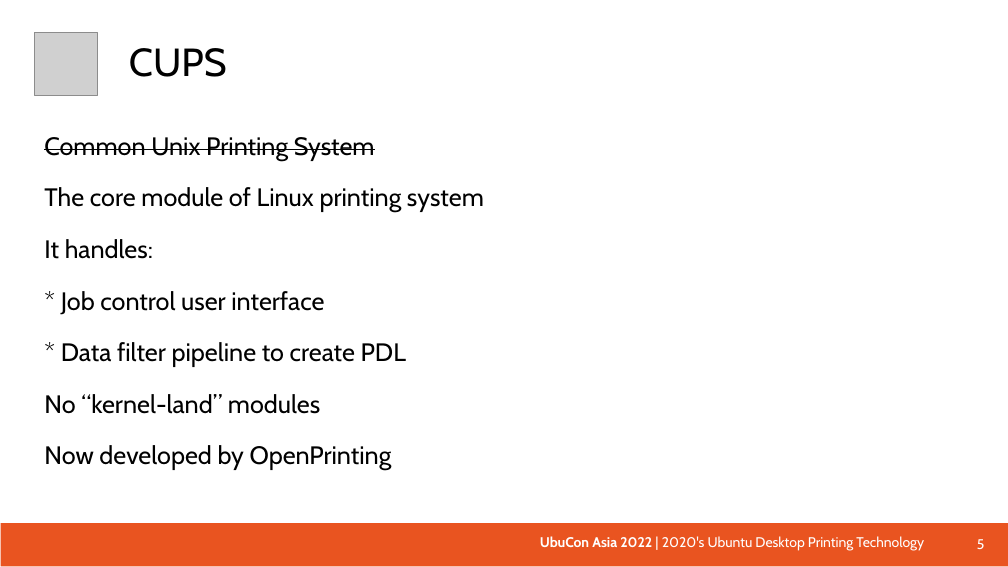
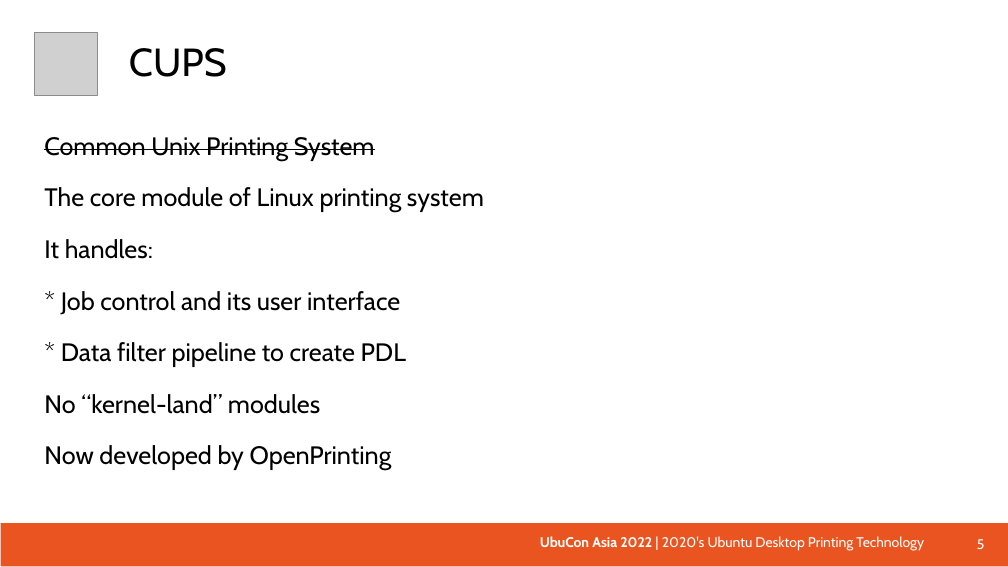
Before and after one commit to naruoga/presentations, a slide deck: slide 5 of Ubucon_2022_Desktop_Printing.odp. Drawn at 1008x567 pixels with LibreOffice and Linux fonts; fonts in the diff are those of the drawing; grey boxes stand for pictures. Boxes give left, top, right and bottom in pixels: in the first picture for what was removed or moved away, otherwise in the second. Text is boxed around its words. In the diff, an @@ line names an element or a change of style, - is before the commit and + after.

```diff
--- a/Ubucon_2022_Desktop_Printing.odp
+++ b/Ubucon_2022_Desktop_Printing.odp
@@ text at (x1=61, y1=291, x2=400, y2=315): text changed @@
-* Job control user interface
+* Job control and its user interface
```
Also in this commit, not shown: 5 other slides changed.
